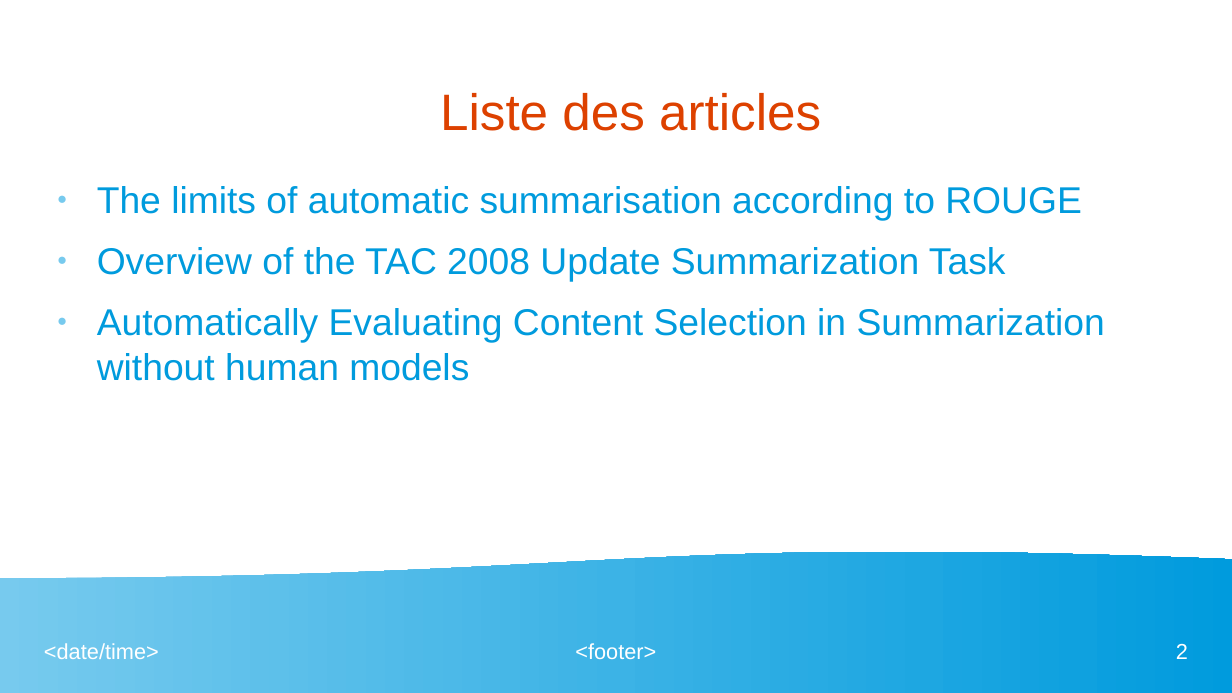
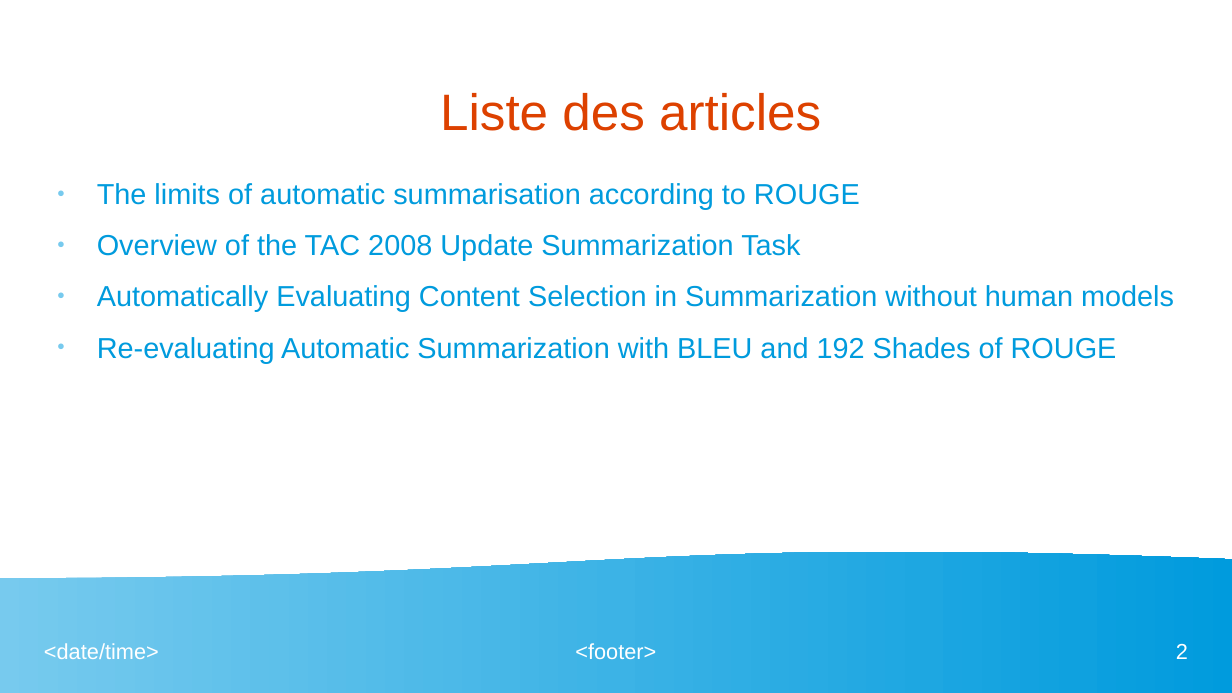
Before and after one commit to fannybachey/stage_2024, a slide deck: slide 2 of presentation/presentation_2.odp. Drawn at 1232x693 pixels with LibreOffice and Linux fonts; fonts in the diff are those of the drawing. Boxes give left, top, right and bottom in pixels: in the first picture for what was removed or moved away, otherwise in the second. Text is boxed around its words. In the diff, an @@ line names an element or a change of style, - is before the commit and + after.

```diff
--- a/presentation/presentation_2.odp
+++ b/presentation/presentation_2.odp
@@ text at (x1=97, y1=183, x2=1174, y2=312): size 24 to 18.6 pt in "The limits of automatic summarisation according to ...", "Overview of the TAC 2008 Update Summarization ...", "Automatically Evaluating Content Selection in Summarization  ..." @@
@@ text at (x1=97, y1=337, x2=1117, y2=363): paragraph added @@
+● Re-evaluating Automatic Summarization with BLEU and 192 Shades of ROUGE
```
Also in this commit, not shown: 2 other slides changed, 3 slides added, 2 other files.
